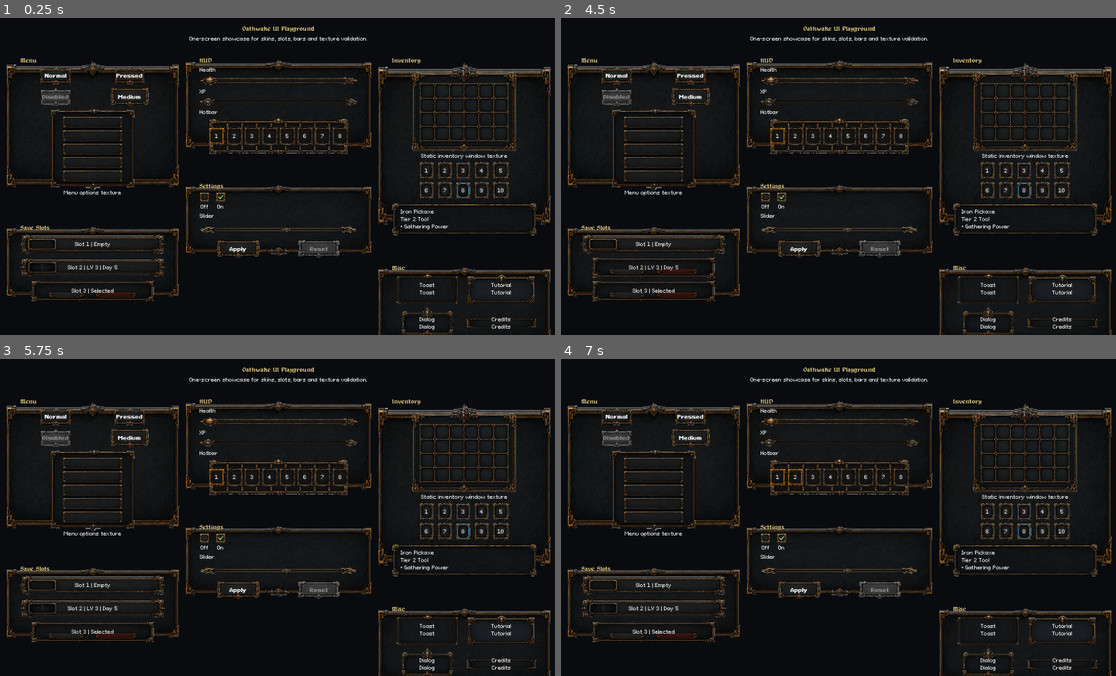
Above: before the commit, frames 1-4 (two rows, left to right).
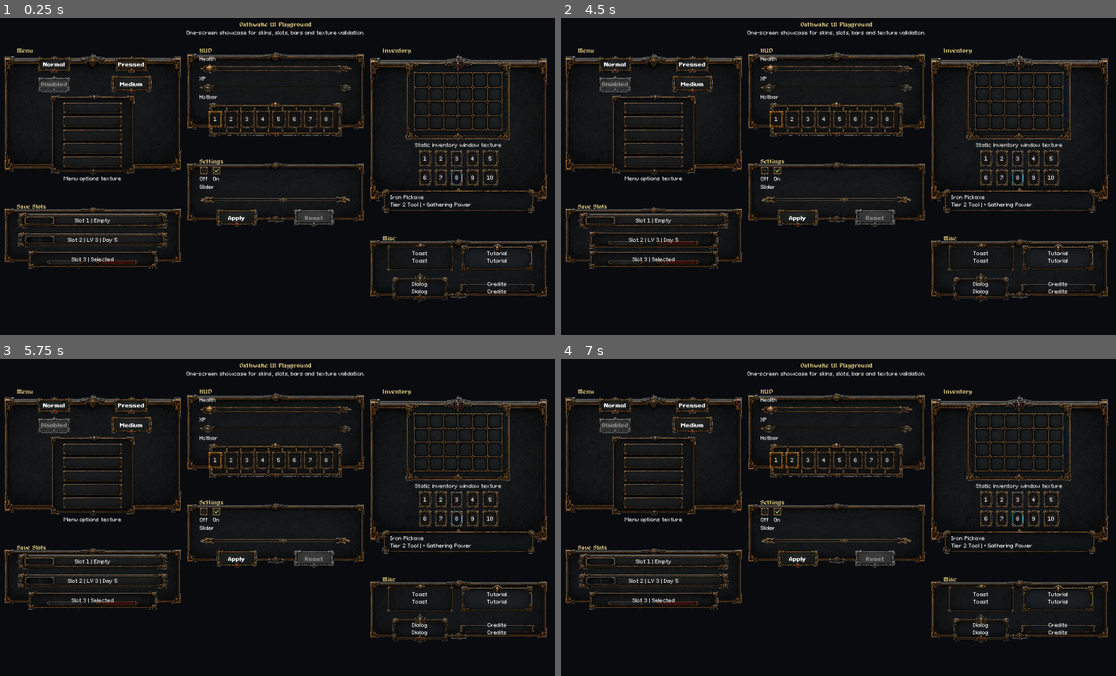
Above: after the commit, the same moments.

Repository: ramonsamagaio/Oathwake-Main
Game: Godot game, scene res://scenes/ui/UIPlayground.tscn
Two runs of this game, one before a commit and one after it. Both use one fixed random seed, a clock stepped at 60 frames per second and the inputs below. This scene is started directly instead of the project's main scene.
Inputs:
- Up to frame 1 (0.25 s): no input
- Up to frame 2 (4.5 s): click "Normal" at 0.5 s; click "Normal" at 1.25 s; click "Pressed" at 2 s; click "Medium" at 2.75 s; click "Slot 1 | Empty" at 3.5 s; click "Slot 2 | LV 3 | Day 5" at 4.25 s
- Up to frame 3 (5.75 s): click "Slot 3 | Selected" at 5 s
- Up to frame 4 (7 s): click "1" at 5.75 s; click "2" at 6.5 s

The runs differ from the first frame. In frame 1, 21% of the frame differs, in the area x 0-100%, y 1-100%; in frame 2, 21%; in frame 3, 21%; in frame 4, 21%.

Commit message:
UI ainda zoado mas jogavel

Diff:
--- a/scripts/ui/MainMenu.gd
+++ b/scripts/ui/MainMenu.gd
@@ -25,25 +25,25 @@
 		add_child(background)
 
 	_menu_panel = Panel.new()
-	_menu_panel.custom_minimum_size = Vector2(520, 560)
+	_menu_panel.custom_minimum_size = Vector2(480, 500)
 	_menu_panel.anchor_left = 0.5
 	_menu_panel.anchor_top = 0.5
 	_menu_panel.anchor_right = 0.5
 	_menu_panel.anchor_bottom = 0.5
-	_menu_panel.offset_left = -260.0
-	_menu_panel.offset_top = -280.0
-	_menu_panel.offset_right = 260.0
-	_menu_panel.offset_bottom = 280.0
+	_menu_panel.offset_left = -240.0
+	_menu_panel.offset_top = -240.0
+	_menu_panel.offset_right = 240.0
+	_menu_panel.offset_bottom = 260.0
 	add_child(_menu_panel)
-	OathwakeUISkin.apply_panel(_menu_panel)
+	OathwakeUISkin.apply_panel(_menu_panel, "panel_menu")
 
 	var layout := VBoxContainer.new()
 	layout.set_anchors_preset(Control.PRESET_FULL_RECT)
-	layout.offset_left = 28.0
-	layout.offset_top = 28.0
-	layout.offset_right = -28.0
-	layout.offset_bottom = -28.0
-	layout.add_theme_constant_override("separation", 16)
+	layout.offset_left = 42.0
+	layout.offset_top = 36.0
+	layout.offset_right = -42.0
+	layout.offset_bottom = -34.0
+	layout.add_theme_constant_override("separation", 13)
 	_menu_panel.add_child(layout)
 
 	var title := Label.new()
@@ -53,7 +53,7 @@
 	OathwakeTextStyle.apply_profile_to_label(title, "ui_title")
 
 	var subtitle := Label.new()
-	subtitle.text = "Godot Survival Prototype"
+	subtitle.text = "Survival RPG Prototype"
 	subtitle.horizontal_alignment = HORIZONTAL_ALIGNMENT_CENTER
 	layout.add_child(subtitle)
 	OathwakeTextStyle.apply_profile_to_label(subtitle, "base_ui")
@@ -61,11 +61,11 @@
 	layout.add_child(_make_menu_button("New Game", _on_new_game_pressed))
 	layout.add_child(_make_menu_button("Load Game", _on_load_game_pressed))
 
-	var multiplayer_button := _make_menu_button("Multiplayer disabled", Callable())
+	var multiplayer_button := _make_menu_button("Multiplayer", Callable())
 	multiplayer_button.disabled = true
 	layout.add_child(multiplayer_button)
 
-	var settings_button := _make_menu_button("Settings placeholder", Callable())
+	var settings_button := _make_menu_button("Settings", Callable())
 	settings_button.disabled = true
 	layout.add_child(settings_button)
 
@@ -84,35 +84,36 @@
 func _make_menu_button(text_value: String, callback: Callable) -> Button:
 	var button := Button.new()
 	button.text = text_value
-	button.custom_minimum_size = Vector2(0, 56)
+	button.custom_minimum_size = Vector2(0, 48)
+	button.size_flags_horizontal = Control.SIZE_EXPAND_FILL
 	button.focus_mode = Control.FOCUS_NONE
 	if callback.is_valid():
 		button.pressed.connect(callback)
 	OathwakeTextStyle.apply_profile_to_control(button, "ui_button")
-	OathwakeUISkin.apply_button(button)
+	OathwakeUISkin.apply_button(button, "large")
 	return button
 
 
 func _build_credits_panel() -> Panel:
 	var panel := Panel.new()
-	panel.custom_minimum_size = Vector2(520, 300)
+	panel.custom_minimum_size = Vector2(500, 300)
 	panel.anchor_left = 0.5
 	panel.anchor_top = 0.5
 	panel.anchor_right = 0.5
 	panel.anchor_bottom = 0.5
-	panel.offset_left = -260.0
+	panel.offset_left = -250.0
 	panel.offset_top = -150.0
-	panel.offset_right = 260.0
+	panel.offset_right = 250.0
 	panel.offset_bottom = 150.0
-	OathwakeUISkin.apply_panel(panel)
+	OathwakeUISkin.apply_panel(panel, "panel_credits")
 
 	var layout := VBoxContainer.new()
 	layout.set_anchors_preset(Control.PRESET_FULL_RECT)
-	layout.offset_left = 24.0
-	layout.offset_top = 24.0
-	layout.offset_right = -24.0
-	layout.offset_bottom = -24.0
-	layout.add_theme_constant_override("separation", 16)
+	layout.offset_left = 36.0
+	layout.offset_top = 30.0
+	layout.offset_right = -36.0
+	layout.offset_bottom = -30.0
+	layout.add_theme_constant_override("separation", 13)
 	panel.add_child(layout)
 
 	var title := Label.new()
--- a/scripts/ui/UIPlayground.gd
+++ b/scripts/ui/UIPlayground.gd
@@ -19,16 +19,16 @@
 
 	var outer_margin := MarginContainer.new()
 	outer_margin.set_anchors_preset(Control.PRESET_FULL_RECT)
-	outer_margin.add_theme_constant_override("margin_left", 36)
-	outer_margin.add_theme_constant_override("margin_top", 24)
-	outer_margin.add_theme_constant_override("margin_right", 36)
-	outer_margin.add_theme_constant_override("margin_bottom", 28)
+	outer_margin.add_theme_constant_override("margin_left", 30)
+	outer_margin.add_theme_constant_override("margin_top", 12)
+	outer_margin.add_theme_constant_override("margin_right", 30)
+	outer_margin.add_theme_constant_override("margin_bottom", 12)
 	add_child(outer_margin)
 
 	var content := VBoxContainer.new()
 	content.size_flags_horizontal = Control.SIZE_EXPAND_FILL
 	content.size_flags_vertical = Control.SIZE_EXPAND_FILL
-	content.add_theme_constant_override("separation", 10)
+	content.add_theme_constant_override("separation", 5)
 	outer_margin.add_child(content)
 
 	var title := _make_label("Oathwake UI Playground", "ui_title", HORIZONTAL_ALIGNMENT_CENTER)
@@ -40,7 +40,7 @@
 	var columns := HBoxContainer.new()
 	columns.size_flags_horizontal = Control.SIZE_EXPAND_FILL
 	columns.size_flags_vertical = Control.SIZE_EXPAND_FILL
-	columns.add_theme_constant_override("separation", 18)
+	columns.add_theme_constant_override("separation", 16)
 	content.add_child(columns)
 
 	var col_a := _make_column()
@@ -62,21 +62,20 @@
 
 func _make_column() -> VBoxContainer:
 	var column := VBoxContainer.new()
-	column.custom_minimum_size = Vector2(490, 0)
 	column.size_flags_horizontal = Control.SIZE_EXPAND_FILL
 	column.size_flags_vertical = Control.SIZE_EXPAND_FILL
-	column.add_theme_constant_override("separation", 14)
+	column.add_theme_constant_override("separation", 6)
 	return column
 
 
 func _build_menu_section(parent: Container) -> void:
-	var body := _make_section(parent, "Menu", Vector2(0, 250))
+	var body := _make_section(parent, "Menu", Vector2(0, 220))
 
 	var buttons := GridContainer.new()
 	buttons.columns = 2
 	buttons.size_flags_horizontal = Control.SIZE_EXPAND_FILL
-	buttons.add_theme_constant_override("h_separation", 10)
-	buttons.add_theme_constant_override("v_separation", 8)
+	buttons.add_theme_constant_override("h_separation", 8)
+	buttons.add_theme_constant_override("v_separation", 6)
 	body.add_child(buttons)
 
 	buttons.add_child(_make_preview_button("Normal", "large"))
@@ -90,15 +89,15 @@
 	buttons.add_child(disabled)
 	buttons.add_child(_make_preview_button("Medium", "medium"))
 
-	var menu_options := _make_static_skin_card("Menu options texture", "res://assets/ui/menu/panel_menu_options.png", Vector2(210, 120))
+	var menu_options := _make_static_skin_card("Menu options texture", "res://assets/ui/menu/panel_menu_options.png", Vector2(190, 92))
 	body.add_child(menu_options)
 
 
 func _build_save_slots_section(parent: Container) -> void:
-	var body := _make_section(parent, "Save Slots", Vector2(0, 250))
+	var body := _make_section(parent, "Save Slots", Vector2(0, 210))
 	var row := VBoxContainer.new()
 	row.size_flags_horizontal = Control.SIZE_EXPAND_FILL
-	row.add_theme_constant_override("separation", 8)
+	row.add_theme_constant_override("separation", 5)
 	body.add_child(row)
 
 	row.add_child(_make_save_slot_button("Slot 1 | Empty", "save_empty"))
@@ -107,7 +106,7 @@
 
 
 func _build_hud_section(parent: Container) -> void:
-	var body := _make_section(parent, "HUD", Vector2(0, 310))
+	var body := _make_section(parent, "HUD", Vector2(0, 275))
 	body.add_child(_make_label("Health", "base_ui"))
 	body.add_child(_make_texture_bar("health_bar_frame", "health_bar_fill", 0.70, Vector2(320, 28)))
 	body.add_child(_make_label("XP", "base_ui"))
@@ -115,37 +114,37 @@
 	body.add_child(_make_label("Hotbar", "base_ui"))
 
 	var hotbar_panel := PanelContainer.new()
-	hotbar_panel.custom_minimum_size = Vector2(0, 92)
+	hotbar_panel.custom_minimum_size = Vector2(0, 76)
 	hotbar_panel.size_flags_horizontal = Control.SIZE_EXPAND_FILL
 	OathwakeUISkin.apply_hotbar_panel(hotbar_panel)
 	body.add_child(hotbar_panel)
 
 	var hotbar_margin := MarginContainer.new()
-	hotbar_margin.add_theme_constant_override("margin_left", 10)
-	hotbar_margin.add_theme_constant_override("margin_top", 10)
-	hotbar_margin.add_theme_constant_override("margin_right", 10)
-	hotbar_margin.add_theme_constant_override("margin_bottom", 10)
+	hotbar_margin.add_theme_constant_override("margin_left", 8)
+	hotbar_margin.add_theme_constant_override("margin_top", 8)
+	hotbar_margin.add_theme_constant_override("margin_right", 8)
+	hotbar_margin.add_theme_constant_override("margin_bottom", 8)
 	hotbar_panel.add_child(hotbar_margin)
 
 	var hotbar_row := HBoxContainer.new()
 	hotbar_row.size_flags_horizontal = Control.SIZE_EXPAND_FILL
-	hotbar_row.add_theme_constant_override("separation", 4)
+	hotbar_row.add_theme_constant_override("separation", 3)
 	hotbar_margin.add_child(hotbar_row)
 
 	for index in range(8):
 		var slot := Button.new()
 		slot.text = str(index + 1)
 		slot.focus_mode = Control.FOCUS_NONE
-		slot.custom_minimum_size = Vector2(46, 48)
+		slot.custom_minimum_size = Vector2(42, 42)
 		OathwakeUISkin.apply_hotbar_slot_button(slot, "selected" if index == 0 else "empty")
 		OathwakeTextStyle.apply_profile_to_control(slot, "base_ui")
 		hotbar_row.add_child(slot)
 
 
 func _build_settings_section(parent: Container) -> void:
-	var body := _make_section(parent, "Settings", Vector2(0, 250))
+	var body := _make_section(parent, "Settings", Vector2(0, 220))
 	var checkbox_row := HBoxContainer.new()
-	checkbox_row.add_theme_constant_override("separation", 18)
+	checkbox_row.add_theme_constant_override("separation", 12)
 	body.add_child(checkbox_row)
 	checkbox_row.add_child(_make_icon_sample("Off", "res://assets/ui/settings/checkbox_off.png"))
 	checkbox_row.add_child(_make_icon_sample("On", "res://assets/ui/settings/checkbox_on.png"))
@@ -178,7 +177,7 @@
 	slider_wrap.add_child(slider_knob)
 
 	var button_row := HBoxContainer.new()
-	button_row.add_theme_constant_override("separation", 10)
+	button_row.add_theme_constant_override("separation", 8)
 	body.add_child(button_row)
 	button_row.add_child(_make_preview_button("Apply", "medium"))
 	var reset := _make_preview_button("Reset", "medium")
@@ -187,16 +186,16 @@
 
 
 func _build_inventory_section(parent: Container) -> void:
-	var body := _make_section(parent, "Inventory", Vector2(0, 500))
-
-	var static_inventory := _make_static_skin_card("Static inventory window texture", "res://assets/ui/inventory/inventory_window.png", Vector2(320, 240))
+	var body := _make_section(parent, "Inventory", Vector2(0, 415))
+
+	var static_inventory := _make_static_skin_card("Static inventory window texture", "res://assets/ui/inventory/inventory_window.png", Vector2(280, 165))
 	body.add_child(static_inventory)
 
 	var slot_grid := GridContainer.new()
 	slot_grid.columns = 5
 	slot_grid.size_flags_horizontal = Control.SIZE_SHRINK_CENTER
-	slot_grid.add_theme_constant_override("h_separation", 6)
-	slot_grid.add_theme_constant_override("v_separation", 6)
+	slot_grid.add_theme_constant_override("h_separation", 4)
+	slot_grid.add_theme_constant_override("v_separation", 4)
 	body.add_child(slot_grid)
 
 	for index in range(10):
@@ -208,46 +207,41 @@
 		var slot := Button.new()
 		slot.text = str(index + 1)
 		slot.focus_mode = Control.FOCUS_NONE
-		slot.custom_minimum_size = Vector2(46, 46)
+		slot.custom_minimum_size = Vector2(40, 40)
 		OathwakeUISkin.apply_slot_button(slot, variant)
 		OathwakeTextStyle.apply_profile_to_control(slot, "base_ui")
 		slot_grid.add_child(slot)
 
 	var tooltip := PanelContainer.new()
-	tooltip.custom_minimum_size = Vector2(0, 84)
+	tooltip.custom_minimum_size = Vector2(0, 66)
 	tooltip.size_flags_horizontal = Control.SIZE_EXPAND_FILL
 	OathwakeUISkin.apply_tooltip(tooltip)
 	body.add_child(tooltip)
 
 	var tooltip_margin := MarginContainer.new()
-	tooltip_margin.add_theme_constant_override("margin_left", 12)
-	tooltip_margin.add_theme_constant_override("margin_top", 8)
-	tooltip_margin.add_theme_constant_override("margin_right", 12)
-	tooltip_margin.add_theme_constant_override("margin_bottom", 8)
+	tooltip_margin.add_theme_constant_override("margin_left", 10)
+	tooltip_margin.add_theme_constant_override("margin_top", 6)
+	tooltip_margin.add_theme_constant_override("margin_right", 10)
+	tooltip_margin.add_theme_constant_override("margin_bottom", 6)
 	tooltip.add_child(tooltip_margin)
 
-	var tooltip_text := _make_label("Iron Pickaxe\nTier 2 Tool\n+ Gathering Power", "base_ui")
+	var tooltip_text := _make_label("Iron Pickaxe\nTier 2 Tool | + Gathering Power", "base_ui")
 	tooltip_margin.add_child(tooltip_text)
 
 
 func _build_misc_section(parent: Container) -> void:
-	var body := _make_section(parent, "Misc", Vector2(0, 195))
+	var body := _make_section(parent, "Misc", Vector2(0, 145))
 	var row := GridContainer.new()
 	row.columns = 2
 	row.size_flags_horizontal = Control.SIZE_EXPAND_FILL
-	row.add_theme_constant_override("h_separation", 10)
-	row.add_theme_constant_override("v_separation", 10)
+	row.add_theme_constant_override("h_separation", 6)
+	row.add_theme_constant_override("v_separation", 6)
 	body.add_child(row)
 
-	row.add_child(_make_skin_preview_card("Toast", "toast", Vector2(190, 54), "Toast"))
-	row.add_child(_make_skin_preview_card("Tutorial", "tutorial_panel", Vector2(190, 74), "Tutorial"))
-	row.add_child(_make_skin_preview_card("Dialog", "dialog", Vector2(190, 74), "Dialog"))
-	row.add_child(_make_skin_preview_card("Credits", "panel_credits", Vector2(190, 74), "Credits"))
-
-	var divider := OathwakeUISkin.make_texture_rect("res://assets/ui/misc/divider_ornament.png", TextureRect.STRETCH_KEEP_ASPECT_CENTERED)
-	divider.custom_minimum_size = Vector2(260, 18)
-	divider.size_flags_horizontal = Control.SIZE_EXPAND_FILL
-	body.add_child(divider)
+	row.add_child(_make_skin_preview_card("Toast", "toast", Vector2(170, 44), "Toast"))
+	row.add_child(_make_skin_preview_card("Tutorial", "tutorial_panel", Vector2(170, 44), "Tutorial"))
+	row.add_child(_make_skin_preview_card("Dialog", "dialog", Vector2(170, 44), "Dialog"))
+	row.add_child(_make_skin_preview_card("Credits", "panel_credits", Vector2(170, 44), "Credits"))
 
 
 func _make_section(parent: Container, title_text: String, min_size: Vector2) -> VBoxContainer:
@@ -258,16 +252,16 @@
 	parent.add_child(panel)
 
 	var margin := MarginContainer.new()
-	margin.add_theme_constant_override("margin_left", 18)
-	margin.add_theme_constant_override("margin_top", 16)
-	margin.add_theme_constant_override("margin_right", 18)
-	margin.add_theme_constant_override("margin_bottom", 16)
+	margin.add_theme_constant_override("margin_left", 14)
+	margin.add_theme_constant_override("margin_top", 10)
+	margin.add_theme_constant_override("margin_right", 14)
+	margin.add_theme_constant_override("margin_bottom", 10)
 	panel.add_child(margin)
 
 	var body := VBoxContainer.new()
 	body.size_flags_horizontal = Control.SIZE_EXPAND_FILL
 	body.size_flags_vertical = Control.SIZE_EXPAND_FILL
-	body.add_theme_constant_override("separation", 8)
+	body.add_theme_constant_override("separation", 5)
 	margin.add_child(body)
 
 	body.add_child(_make_label(title_text, "ui_title"))
@@ -287,7 +281,7 @@
 	var button := Button.new()
 	button.text = text_value
 	button.focus_mode = Control.FOCUS_NONE
-	button.custom_minimum_size = Vector2(0, 44) if size_key == "medium" else Vector2(0, 52)
+	button.custom_minimum_size = Vector2(0, 40) if size_key == "medium" else Vector2(0, 42)
 	button.size_flags_horizontal = Control.SIZE_EXPAND_FILL
 	OathwakeUISkin.apply_button(button, size_key)
 	OathwakeTextStyle.apply_profile_to_control(button, "ui_button")
@@ -298,7 +292,7 @@
 	var button := Button.new()
 	button.text = text_value
 	button.focus_mode = Control.FOCUS_NONE
-	button.custom_minimum_size = Vector2(0, 58)
+	button.custom_minimum_size = Vector2(0, 42)
 	button.size_flags_horizontal = Control.SIZE_EXPAND_FILL
 	OathwakeUISkin.apply_slot_button(button, variant)
 	OathwakeTextStyle.apply_profile_to_control(button, "base_ui")
@@ -308,10 +302,10 @@
 func _make_icon_sample(label_text: String, texture_path: String) -> Control:
 	var wrapper := VBoxContainer.new()
 	wrapper.size_flags_horizontal = Control.SIZE_SHRINK_CENTER
-	wrapper.add_theme_constant_override("separation", 4)
+	wrapper.add_theme_constant_override("separation", 2)
 
 	var icon := OathwakeUISkin.make_texture_rect(texture_path, TextureRect.STRETCH_KEEP_ASPECT_CENTERED)
-	icon.custom_minimum_size = Vector2(28, 28)
+	icon.custom_minimum_size = Vector2(24, 24)
 	icon.size_flags_horizontal = Control.SIZE_SHRINK_CENTER
 	wrapper.add_child(icon)
 
@@ -365,10 +359,10 @@
 	OathwakeUISkin.apply_panel(panel, skin_key)
 
 	var margin := MarginContainer.new()
-	margin.add_theme_constant_override("margin_left", 10)
-	margin.add_theme_constant_override("margin_top", 8)
-	margin.add_theme_constant_override("margin_right", 10)
-	margin.add_theme_constant_override("margin_bottom", 8)
+	margin.add_theme_constant_override("margin_left", 8)
+	margin.add_theme_constant_override("margin_top", 5)
+	margin.add_theme_constant_override("margin_right", 8)
+	margin.add_theme_constant_override("margin_bottom", 5)
 	panel.add_child(margin)
 
 	var label := _make_label("%s\n%s" % [title_text, body_text], "base_ui", HORIZONTAL_ALIGNMENT_CENTER)
